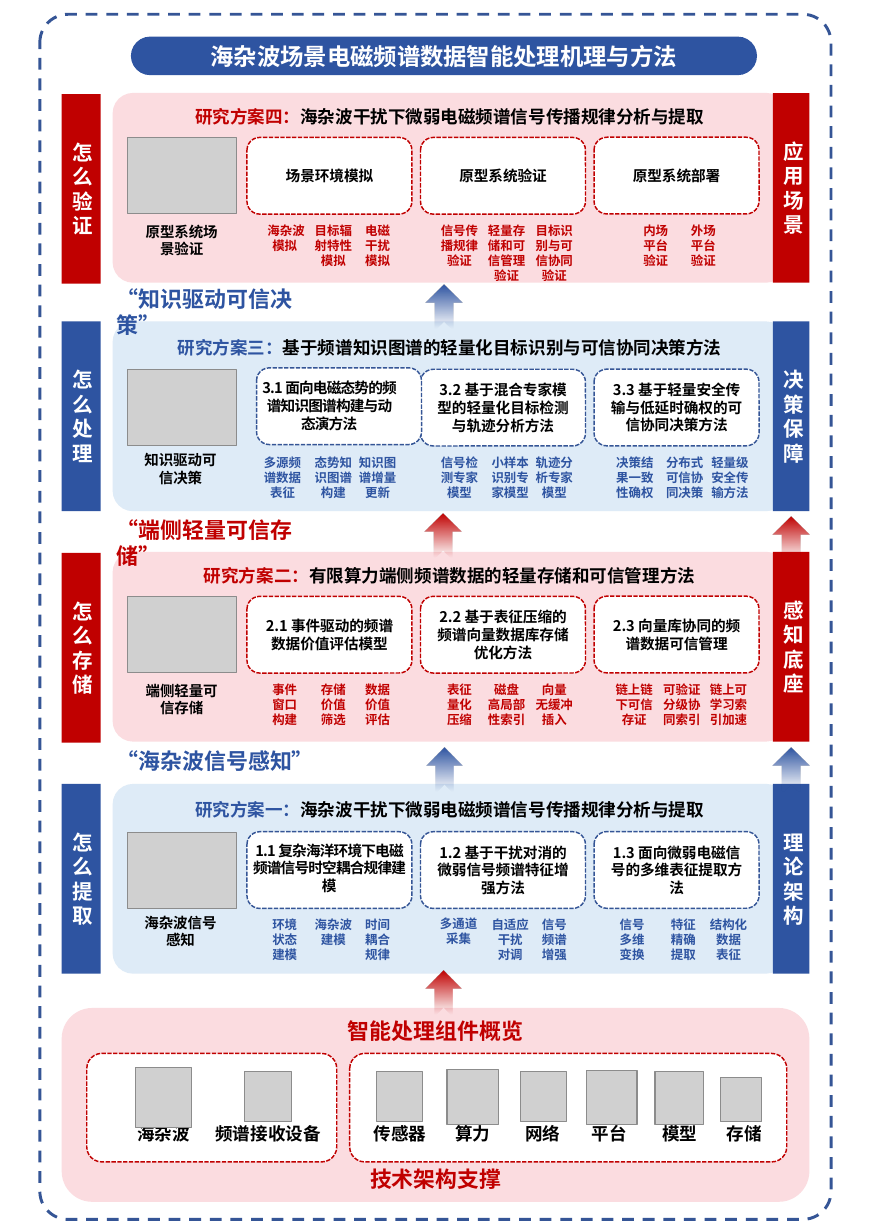
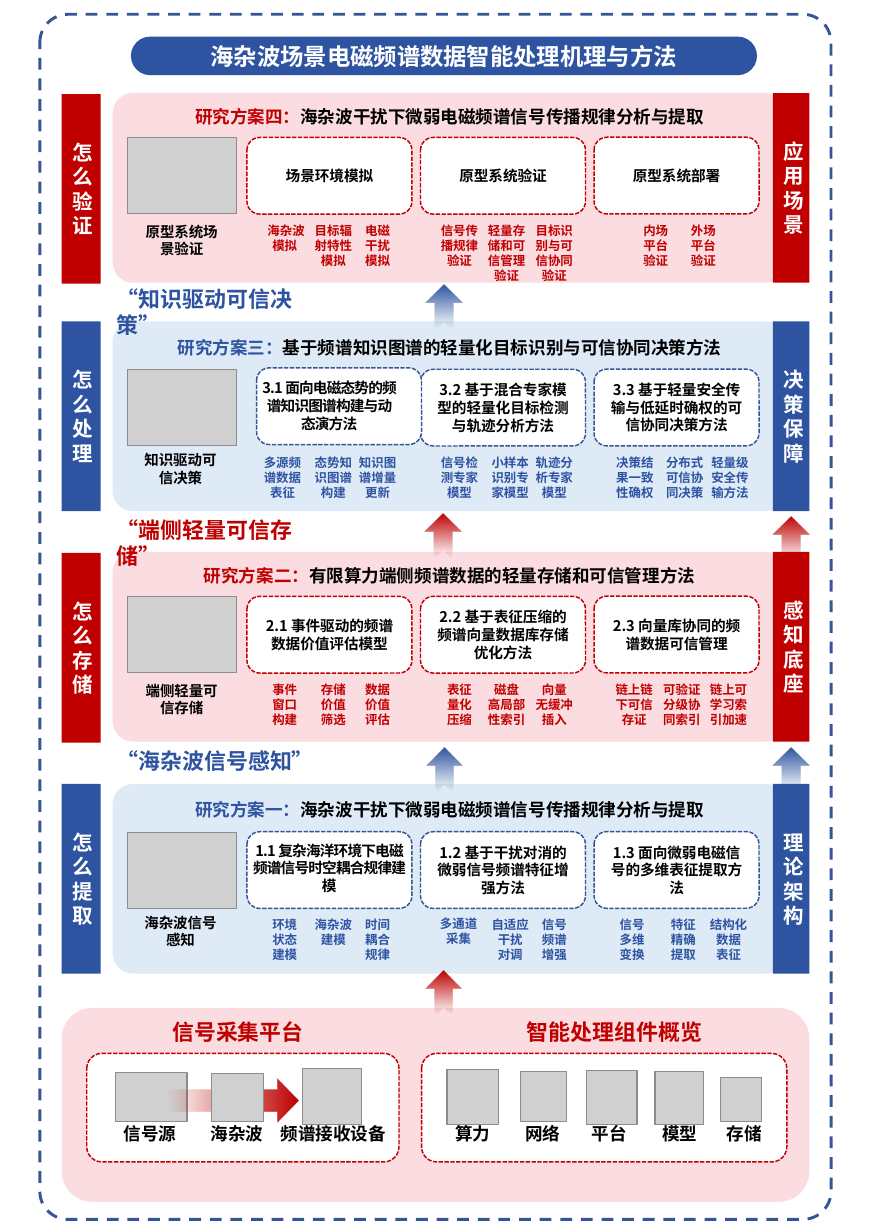
Before and after one commit to yeshu8zpf/NSFC_MCI, a slide deck: slide 1 of 军民融合/ppt/图3 优化再优化.pptx. Drawn at 871x1232 pixels with LibreOffice and Linux fonts; fonts in the diff are those of the drawing; grey boxes stand for pictures. Boxes give left, top, right and bottom in pixels: in the first picture for what was removed or moved away, otherwise in the second. Text is boxed around its words. In the diff, an @@ line names an element or a change of style, - is before the commit and + after.

```diff
--- a/军民融合/ppt/图3 优化再优化.pptx
+++ b/军民融合/ppt/图3 优化再优化.pptx
@@ text "智能处理组件概览" moved from (x1=348, y1=1020, x2=524, y2=1041) to (x1=527, y1=1021, x2=703, y2=1042) @@
@@ text added at (x1=172, y1=1021, x2=303, y2=1042), 14.9 pt, text #C00000, bold @@
+信号采集平台
@@ rounded rectangle resized from (x1=86, y1=1053, x2=336, y2=1162) to (x1=86, y1=1053, x2=398, y2=1162) @@
@@ picture resized from (x1=136, y1=1067, x2=192, y2=1127) to (x1=116, y1=1072, x2=187, y2=1121) @@
@@ notched right arrow added at (x1=162, y1=1078, x2=299, y2=1122), fill gradient #C00000 @@
@@ picture added at (x1=211, y1=1073, x2=263, y2=1122) @@
@@ picture removed at (x1=244, y1=1071, x2=291, y2=1121) @@
@@ picture added at (x1=303, y1=1068, x2=362, y2=1124) @@
@@ picture removed at (x1=376, y1=1071, x2=422, y2=1121) @@
@@ rounded rectangle resized from (x1=350, y1=1053, x2=787, y2=1162) to (x1=421, y1=1053, x2=787, y2=1162) @@
@@ text added at (x1=124, y1=1125, x2=177, y2=1142), 12 pt, text #000000, bold @@
+信号源
@@ text "海杂波" moved from (x1=137, y1=1127, x2=190, y2=1145) to (x1=211, y1=1125, x2=264, y2=1142) @@
@@ text "频谱接收设备" rewrapped from (x1=215, y1=1125, x2=320, y2=1142) to (x1=281, y1=1122, x2=386, y2=1145) @@
@@ text removed at (x1=374, y1=1125, x2=427, y2=1142) @@
-传感器
@@ text removed at (x1=370, y1=1168, x2=501, y2=1189) @@
-技术架构支撑
```
Also in this commit, not shown: 2 other files.
